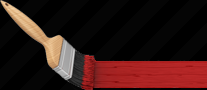
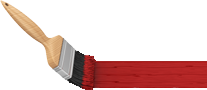
Layers edited between the first and the second 207×90 image:
hid "Layer 3 copy 7" over [0, 0, 207, 90]
